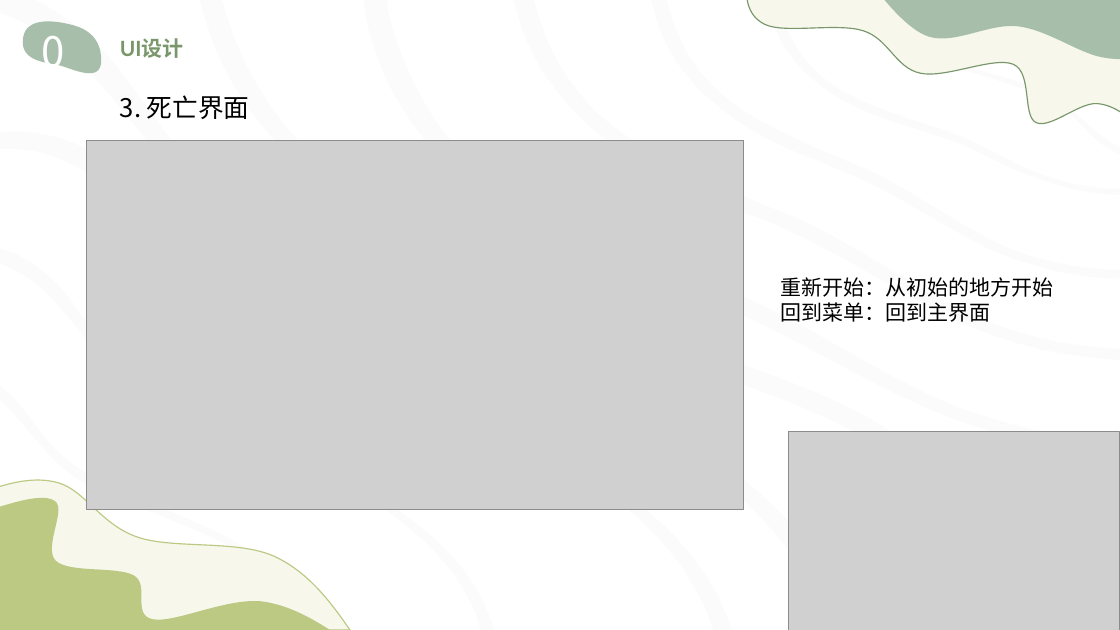
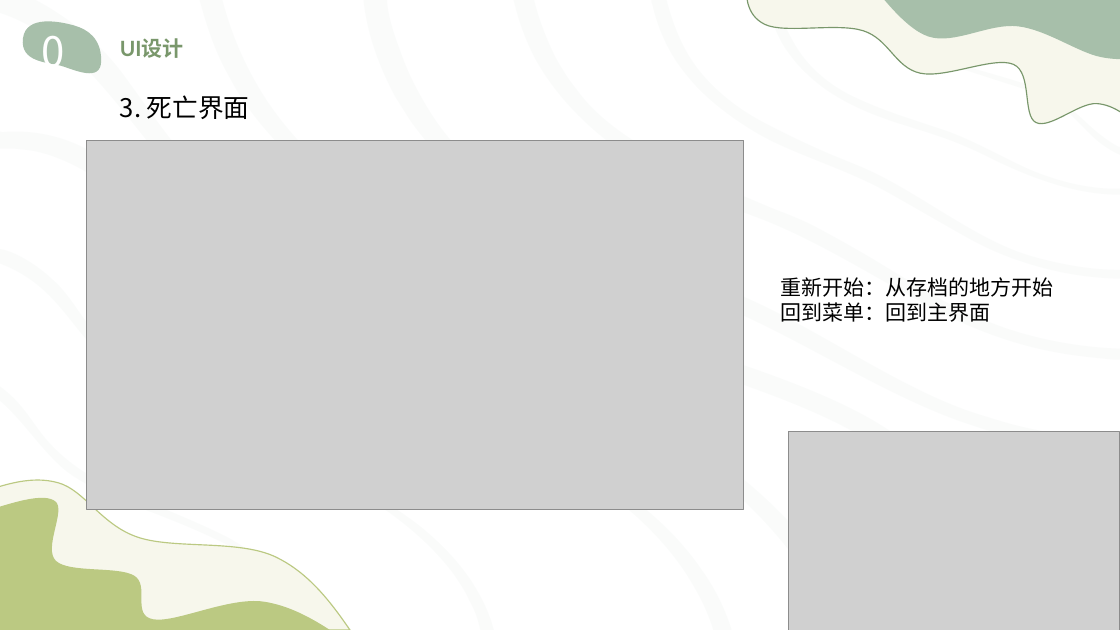
Before and after one commit to Vampire-Cyy/Document-Of-Jungle-Man, a slide deck: slide 16 of 07_验收汇报PPT/23级软件4班1组-陈俊西组-JungleMan.pptx. Drawn at 1120x630 pixels with LibreOffice and Linux fonts; fonts in the diff are those of the drawing; grey boxes stand for pictures. Boxes give left, top, right and bottom in pixels: in the first picture for what was removed or moved away, otherwise in the second. Text is boxed around its words. In the diff, an @@ line names an element or a change of style, - is before the commit and + after.

```diff
--- a/07_验收汇报PPT/23级软件4班1组-陈俊西组-JungleMan.pptx
+++ b/07_验收汇报PPT/23级软件4班1组-陈俊西组-JungleMan.pptx
@@ text at (x1=781, y1=277, x2=1054, y2=297): text changed @@
-重新开始：从初始的地方开始
+重新开始：从存档的地方开始
```
Also in this commit, not shown: 3 other slides changed.
